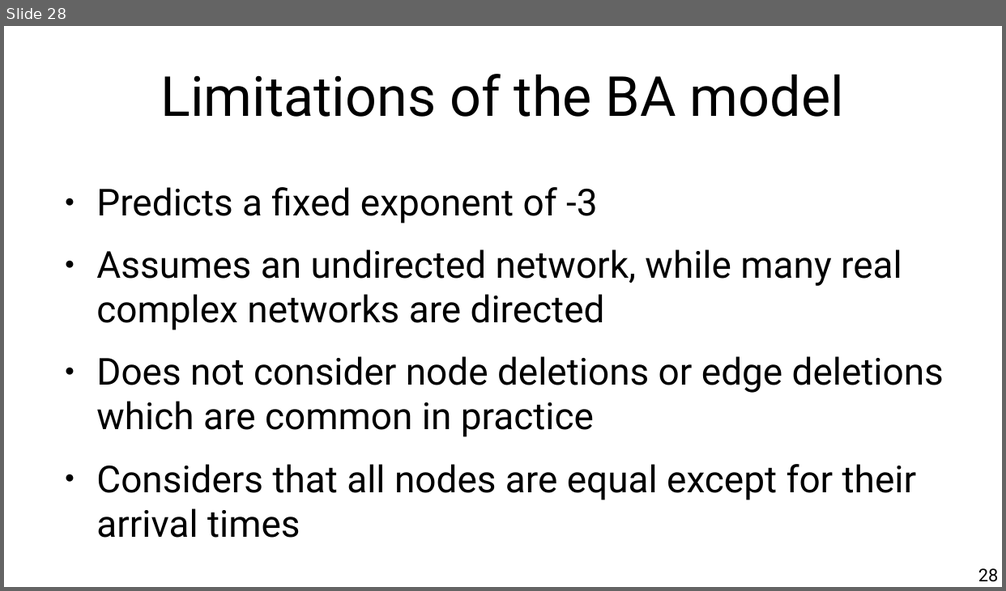
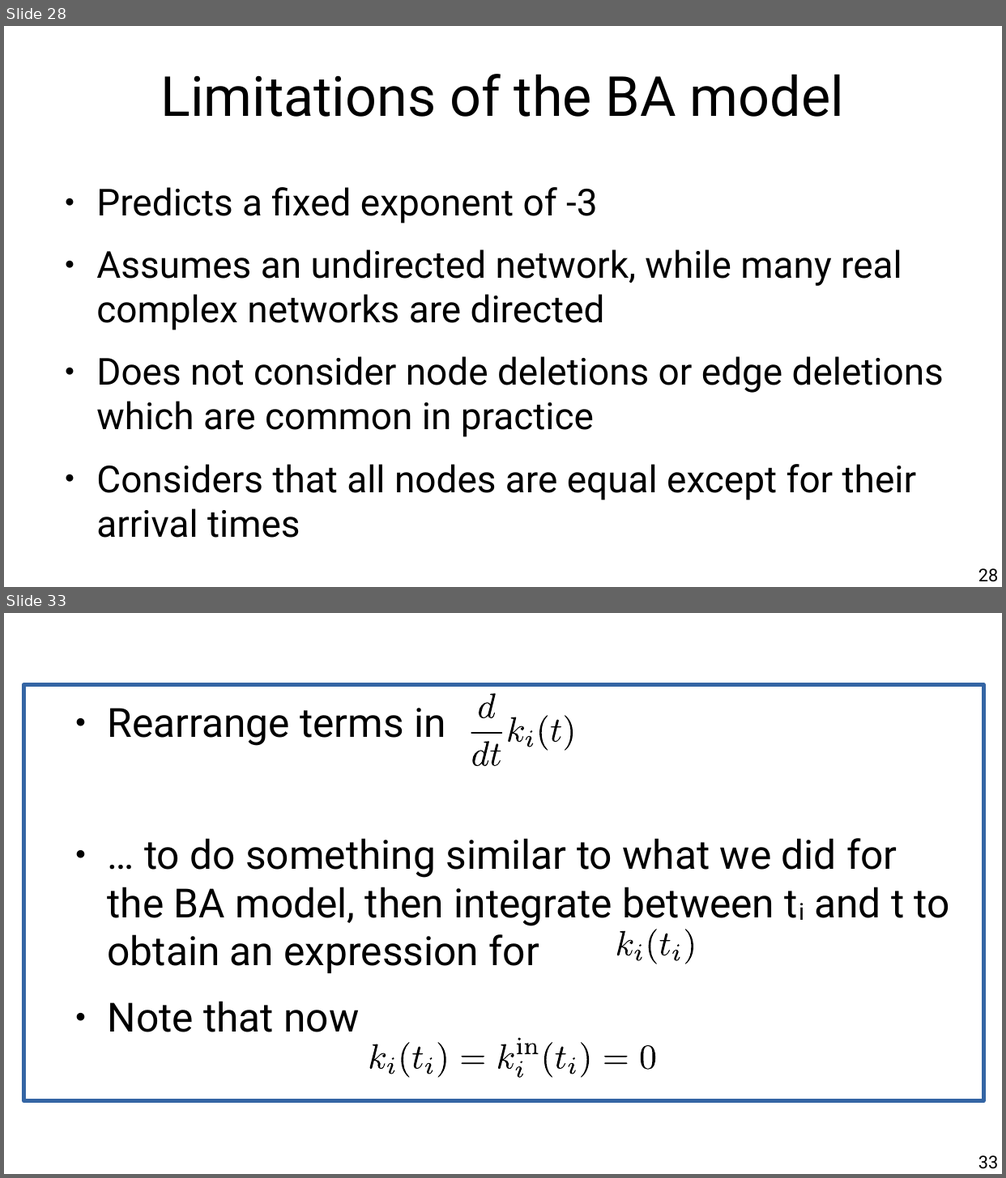
Before and after one commit to chatox/networks-science-course, a slide deck: theory/tt05_preferential_attachment.odp. Shown one above the other, each under a label of ours: slide 28 before the commit, slides 28 and 33 after it; the slides between them are not shown. The pictures are 1006x591 and 1006x1178 pixels, drawn with LibreOffice and Linux fonts; fonts in the diff are those of the drawing. Boxes give left, top, right and bottom in pixels: in the first picture for what was removed or moved away, otherwise in the second. Text is boxed around its words. In the diff, an @@ line names an element or a change of style, - is before the commit and + after.

Commit message:
Copy model exercise

```diff
--- a/theory/tt05_preferential_attachment.odp
+++ b/theory/tt05_preferential_attachment.odp
@@ slide 33 added at (4, 613, 1002, 1174), background #FFFFFF @@
@@ rectangle added at (24, 684, 984, 1101), outline #3465A4 3 pt @@
@@ text added at (108, 708, 950, 1033), 32 pt, text #000000 @@
+● Rearrange terms in
+● … to do something similar to what we did for the BA model, then integrate between ti and t to obtain an expression for
+● Note that now
@@ group added at (471, 693, 573, 766): 9 freeform shapes @@
@@ group added at (616, 929, 697, 965): 7 freeform shapes @@
@@ group added at (368, 1037, 657, 1078): 18 freeform shapes @@
@@ page number added at (978, 1156, 998, 1169), 14 pt, text #000000 @@
+33
```
Also in this commit, not shown: 6 slides changed, 9 other slides added, 1 slide removed.
